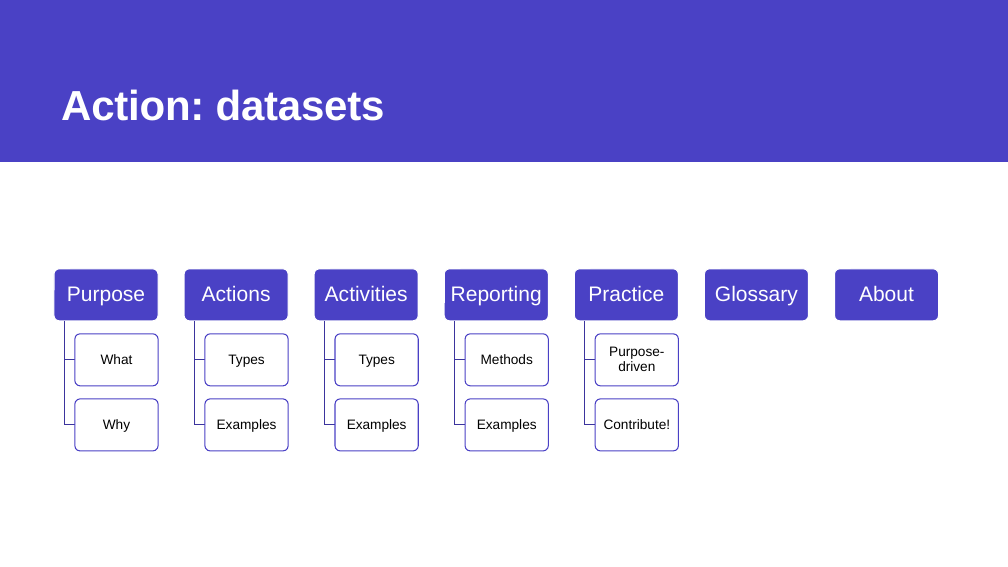
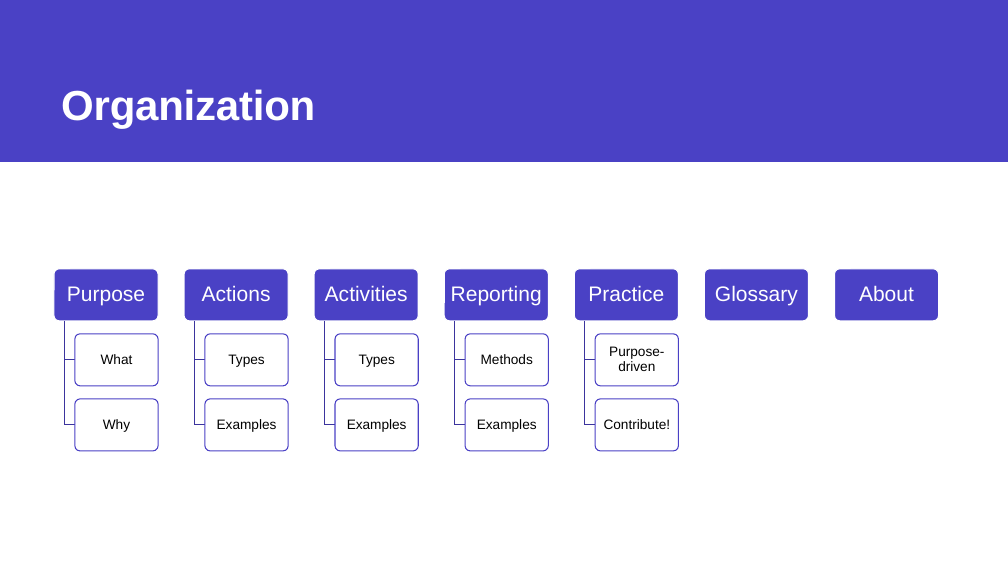
Before and after one commit to aliciatb/open-data-action-toolkit, a slide deck: slide 5 of _docs/toolkit_wireframe.pptx (slide 4 before the commit). Drawn at 1008x567 pixels with LibreOffice and Linux fonts; fonts in the diff are those of the drawing. Boxes give left, top, right and bottom in pixels: in the first picture for what was removed or moved away, otherwise in the second. Text is boxed around its words. In the diff, an @@ line names an element or a change of style, - is before the commit and + after.

```diff
--- a/_docs/toolkit_wireframe.pptx
+++ b/_docs/toolkit_wireframe.pptx
@@ title at <box>61,89,315,129</box>: text changed @@
-Action: datasets
+Organization
```
Also in this commit, not shown: 1 slide added, 2 slides removed, 16 other files.
